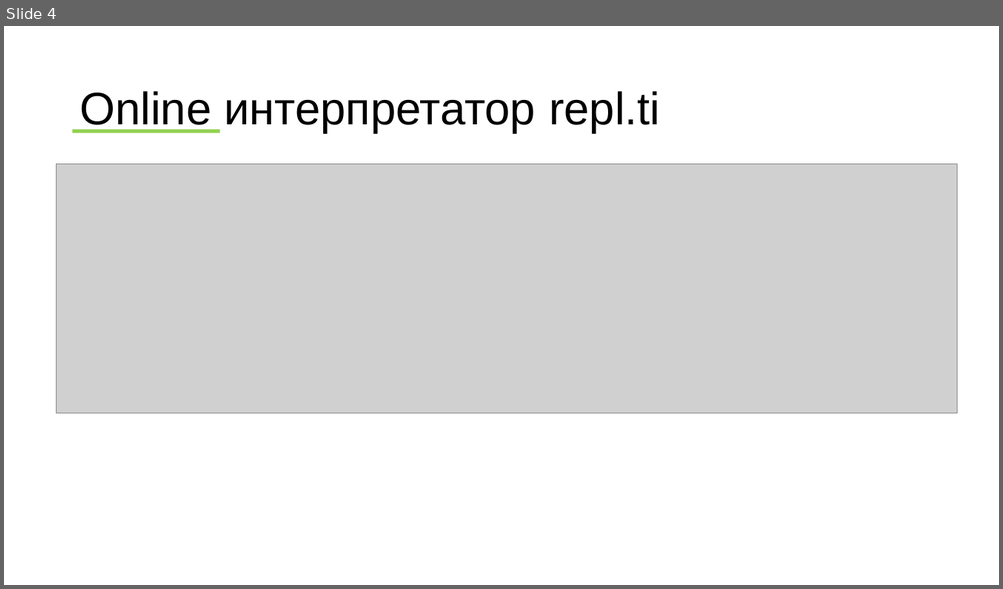
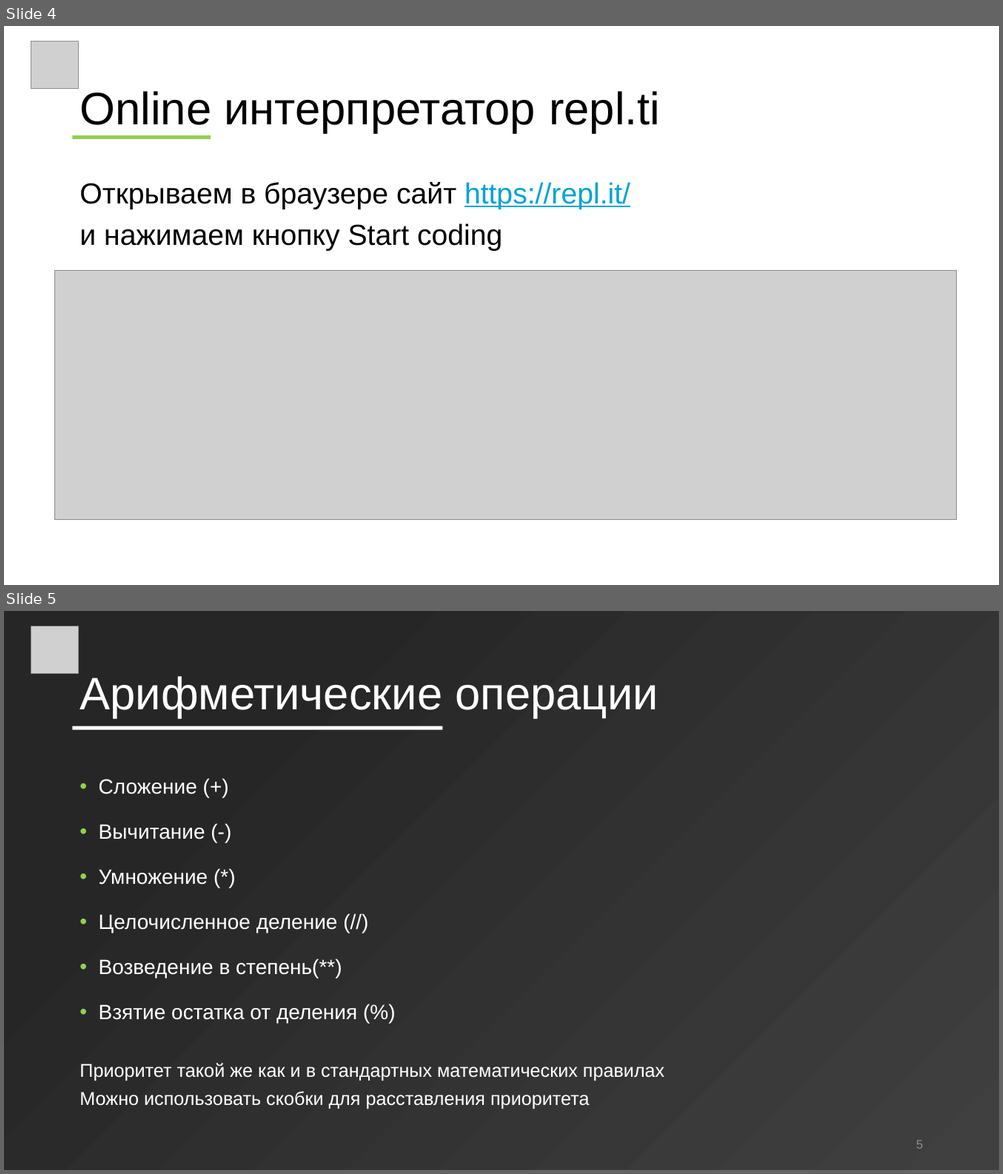
Before and after one commit to wolf24ru/python_learning, a slide deck: prezintation_1.pptx. Shown one above the other, each under a label of ours: slide 4 before the commit, slides 4 and 5 after it. The pictures are 1003x589 and 1003x1174 pixels, drawn with LibreOffice and Linux fonts; fonts in the diff are those of the drawing; grey boxes stand for pictures. Boxes give left, top, right and bottom in pixels: in the first picture for what was removed or moved away, otherwise in the second. Text is boxed around its words. In the diff, an @@ line names an element or a change of style, - is before the commit and + after.

```diff
--- a/prezintation_1.pptx
+++ b/prezintation_1.pptx
@@ slide 5 added at [4, 611, 999, 1170], background gradient #262626 to #404040 @@
@@ picture added at [31, 627, 79, 674] @@
@@ title added at [79, 676, 658, 718], 44 pt, text #FFFFFF @@
+Арифметические операции
@@ rectangle added at [73, 726, 443, 730], fill #FFFFFF @@
@@ text added at [79, 779, 664, 1109], 20 pt, text #FFFFFF @@
+• Сложение (+)
+• Вычитание (-)
+• Умножение (*)
+• Целочисленное деление (//)
+• Возведение в степень(**)
+• Взятие остатка от деления (%)
+Приоритет такой же как и в стандартных математических правилах
+Можно использовать скобки для расставления приоритета
@@ page number added at [916, 1140, 922, 1149], 12 pt, text #8C8C8C @@
+5
@@ slide 4 changed as well @@
@@ picture added at [31, 42, 79, 89] @@
@@ rectangle: place and size @@
-rectangle at [73, 130, 220, 133]
+rectangle at [73, 136, 210, 139]
@@ text added at [79, 182, 630, 251], 28 pt, text #000000 @@
+Открываем в браузере сайт https://repl.it/
+и нажимаем кнопку Start coding
@@ picture: place and size @@
-picture at [57, 164, 958, 413]
+picture at [55, 271, 956, 520]
```
Also in this commit, not shown: 3 other slides changed, 4 other slides added.
